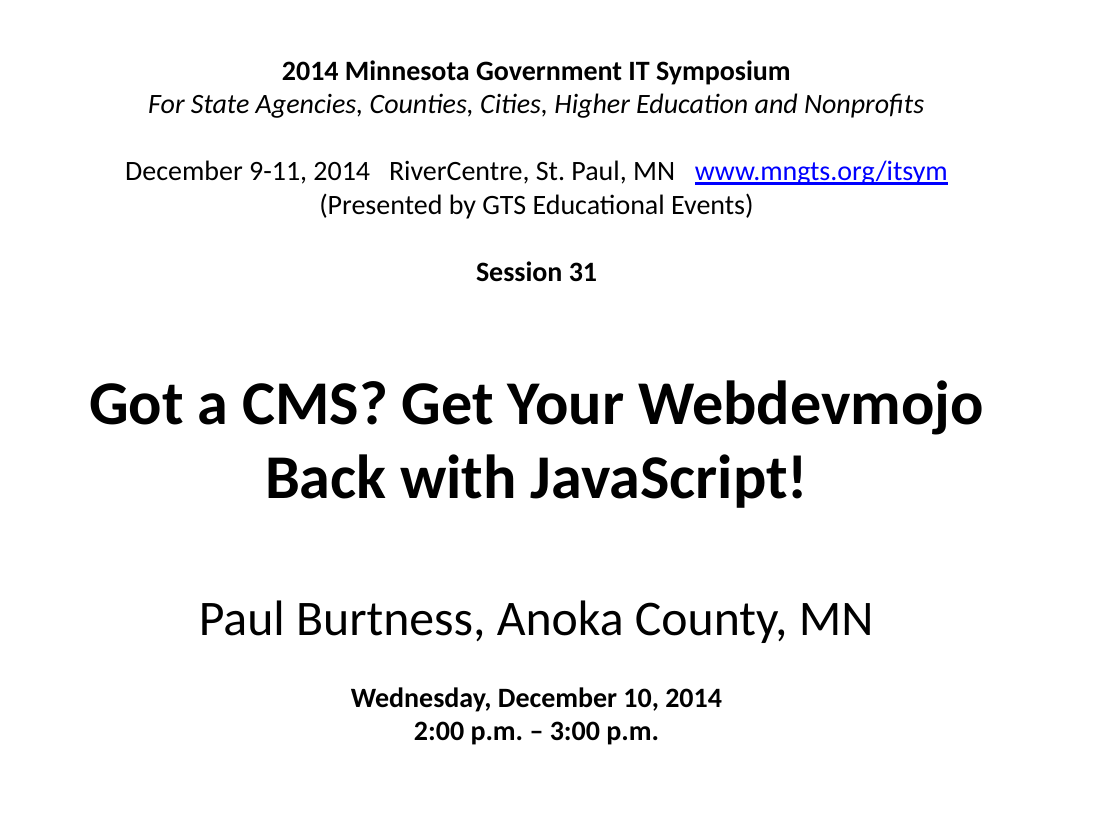
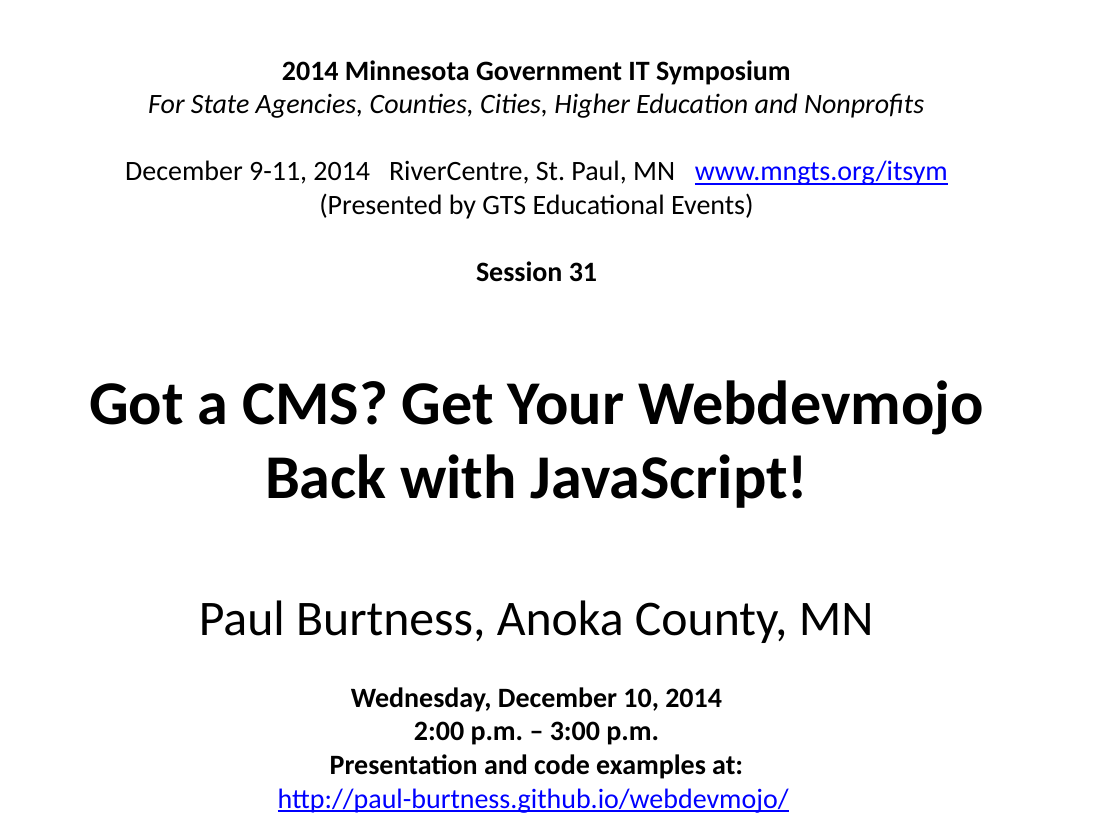
Before and after one commit to paul-burtness/webdevmojo, a slide deck: slide 1 of webdevmojo.pptx. Drawn at 1120x840 pixels with LibreOffice and Linux fonts; fonts in the diff are those of the drawing. Boxes give left, top, right and bottom in pixels: in the first picture for what was removed or moved away, otherwise in the second. Text is boxed around its words. In the diff, an @@ line names an element or a change of style, - is before the commit and + after.

```diff
--- a/webdevmojo.pptx
+++ b/webdevmojo.pptx
@@ text at <box>278,754,789,813</box>: paragraphs added @@
+Presentation and code examples at:
+http://paul-burtness.github.io/webdevmojo/
```
Also in this commit, not shown: 11 other slides changed, 6 slides added, 2 slides removed, 2 other files.
